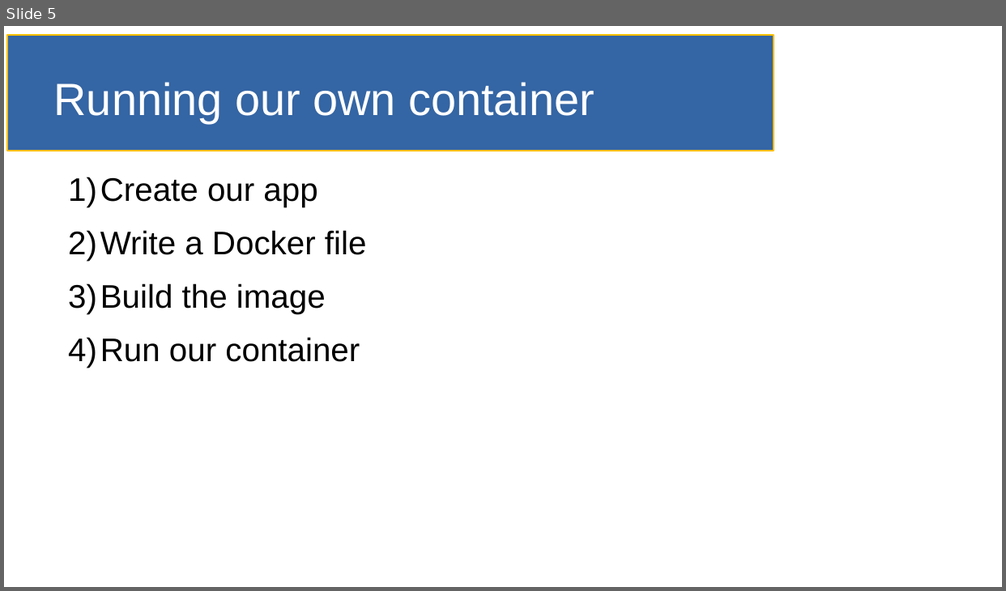
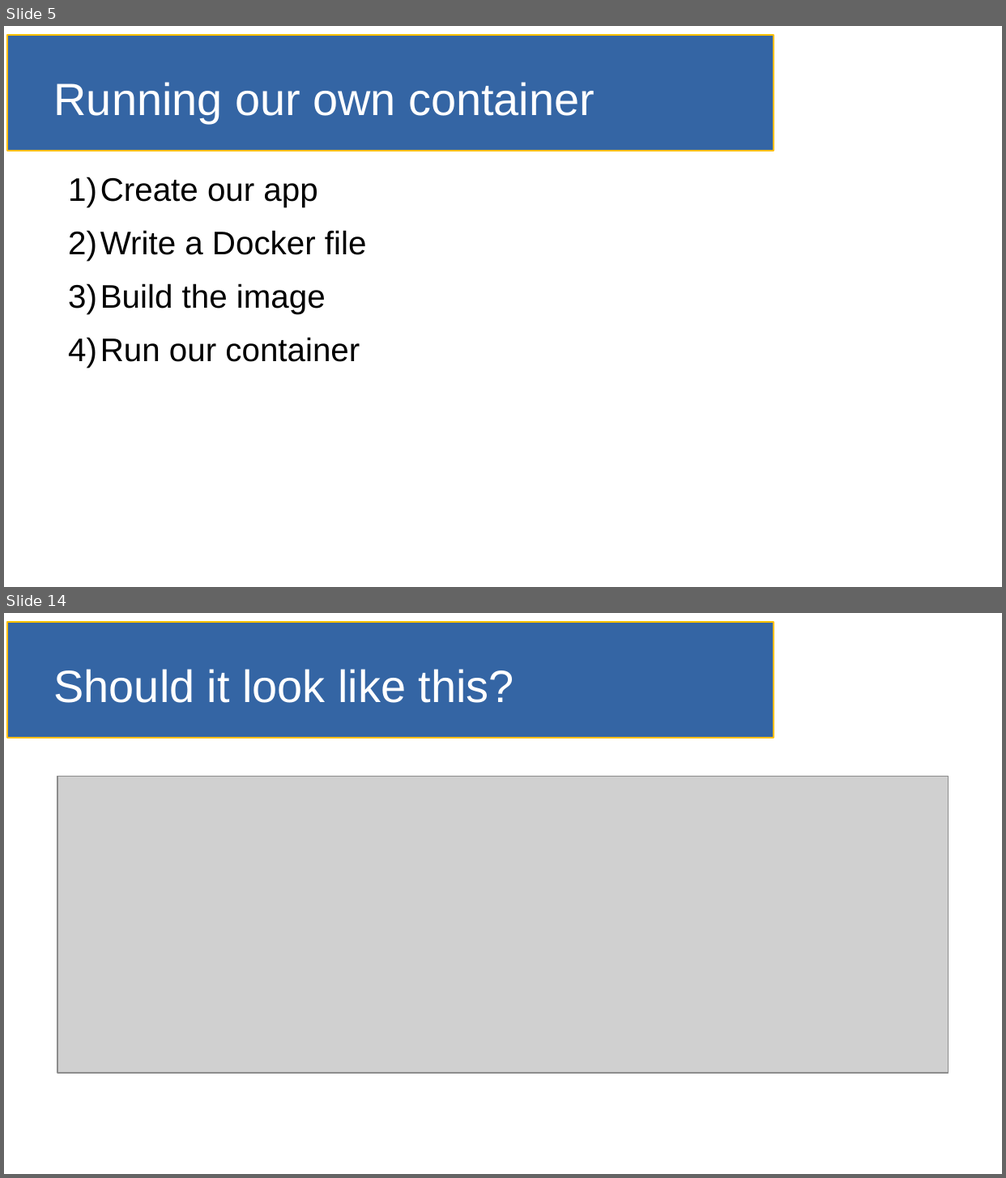
Before and after one commit to SmithE65/Containerizing, a slide deck: doc/slides.odp. Shown one above the other, each under a label of ours: slide 5 before the commit, slides 5 and 14 after it; the slides between them are not shown. The pictures are 1006x591 and 1006x1178 pixels, drawn with LibreOffice and Linux fonts; fonts in the diff are those of the drawing; grey boxes stand for pictures. Boxes give left, top, right and bottom in pixels: in the first picture for what was removed or moved away, otherwise in the second. Text is boxed around its words. In the diff, an @@ line names an element or a change of style, - is before the commit and + after.

```diff
--- a/doc/slides.odp
+++ b/doc/slides.odp
@@ slide 14 added at bbox=[4, 613, 1002, 1174], background #FFFFFF; not listed: 1 template element that a slide beside it also shows @@
@@ title added at bbox=[54, 669, 514, 703], 36 pt, text #FFFFFF @@
+Should it look like this?
@@ picture added at bbox=[57, 777, 948, 1074] @@
```
Also in this commit, not shown: 3 slides changed, 9 other slides added, 2 slides removed, 1 other file.
